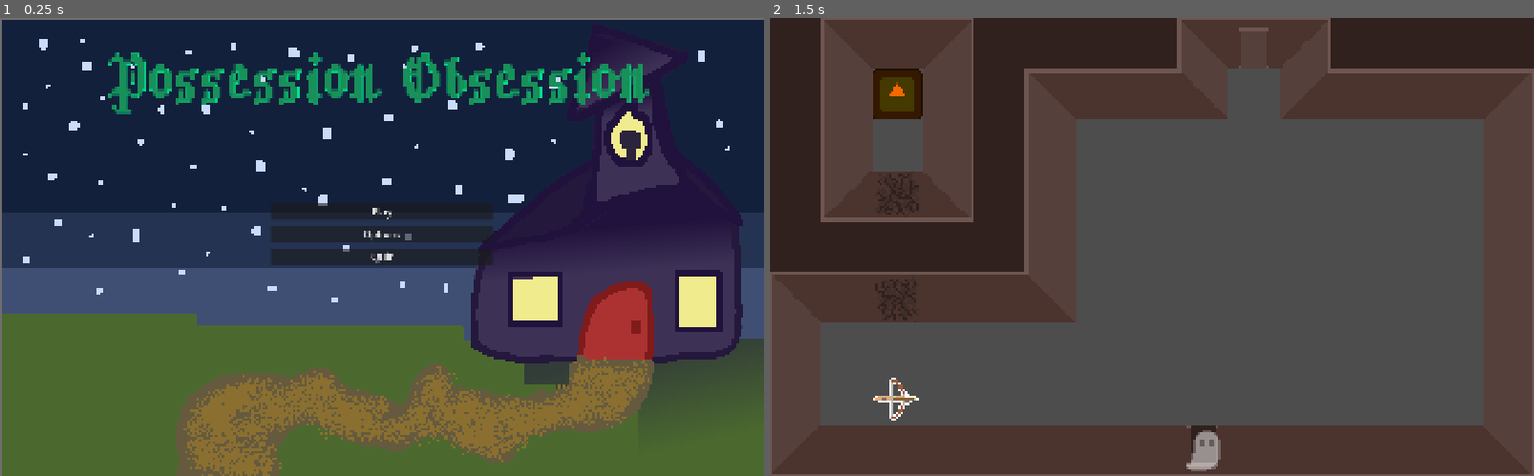
Above: before the commit, frames 1-2 (left to right).
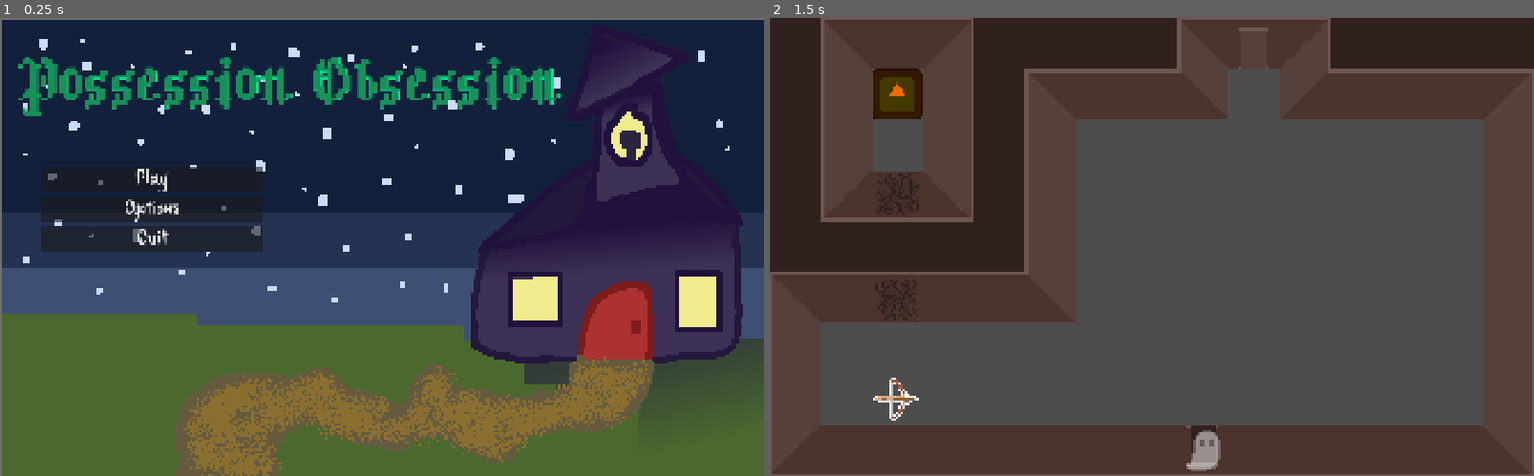
Above: after the commit, the same moments.

Repository: AvatarKeing/GameJam22
Game: Godot game, scene res://Scenes/menu.tscn
Same seed, same stepped clock (60 frames per second), same inputs: the game is played once before the commit and once after it. The engine's default icon, where the game draws it, is replaced by a stand-in: a white triangle on a blue panel in a dark square.
Inputs:
- Up to frame 1 (0.25 s): no input
- Up to frame 2 (1.5 s): click "Play" at 0.5 s; tap Enter at 1.25 s; hold D (right) from 1.28 s (still down); hold Space (interact) from 1.28 s (still down)

The runs differ from the first frame. In frame 1, 9.2% of the frame differs, in the area x 2-85%, y 7-54%; in frame 2, nothing differs.

Commit message:
level priogression and fied credits

Diff:
--- a/Scenes/Credits.tscn
+++ b/Scenes/Credits.tscn
@@ -36,14 +36,13 @@
 offset_top = 257.0
 offset_right = 1922.0
 offset_bottom = 996.0
+theme_override_constants/line_spacing = -20
 theme_override_fonts/font = ExtResource("1_i8h6y")
 theme_override_font_sizes/font_size = 100
-text = "-Julian Heuser
--Keing Taylor
--Terra Torres
--Charlotte Murphy
--Travis Strade
--Luan Dunlap"
+text = "-Julian Heuser -Charlotte Murphy
+-Keing Taylor -Travis Strade
+-Luan Dunlap -Terra Torres
+"
 horizontal_alignment = 1
 vertical_alignment = 1
 
--- a/Scenes/Level1.tscn
+++ b/Scenes/Level1.tscn
@@ -6,6 +6,7 @@
 [ext_resource type="PackedScene" uid="uid://bi0bm6bhqas3u" path="res://Scenes/crossbow.tscn" id="3_joc8x"]
 [ext_resource type="PackedScene" uid="uid://cnkg888myqv2u" path="res://Scenes/breakable_wall.tscn" id="5_slnnj"]
 [ext_resource type="PackedScene" uid="uid://dcofqqkdlf6vi" path="res://Scenes/door.tscn" id="6_t3or0"]
+[ext_resource type="PackedScene" uid="uid://benqw17xyw1nv" path="res://Scenes/win_screen.tscn" id="7_ysn8j"]
 
 [sub_resource type="TileSetAtlasSource" id="TileSetAtlasSource_t3or0"]
 texture = ExtResource("1_joc8x")
@@ -208,5 +209,9 @@
 
 [node name="Door" type="Node" parent="." unique_id=1810078878]
 
-[node name="Door2" parent="." unique_id=880633389 instance=ExtResource("6_t3or0")]
+[node name="Door2" parent="." unique_id=880633389 node_paths=PackedStringArray("win_screen") instance=ExtResource("6_t3or0")]
 position = Vector2(1152, 0)
+win_screen = NodePath("../WinScreen")
+
+[node name="WinScreen" parent="." unique_id=1757649345 instance=ExtResource("7_ysn8j")]
+visible = false
--- a/Scenes/Level2.tscn
+++ b/Scenes/Level2.tscn
@@ -7,6 +7,7 @@
 [ext_resource type="PackedScene" uid="uid://dcofqqkdlf6vi" path="res://Scenes/door.tscn" id="5_n3cqh"]
 [ext_resource type="PackedScene" uid="uid://nlywkm7o2xm0" path="res://Scenes/body.tscn" id="6_jriq2"]
 [ext_resource type="PackedScene" uid="uid://ccec8oxonst1a" path="res://Scenes/billows.tscn" id="7_ehjmi"]
+[ext_resource type="PackedScene" uid="uid://benqw17xyw1nv" path="res://Scenes/win_screen.tscn" id="8_p4u3k"]
 
 [sub_resource type="TileSetAtlasSource" id="TileSetAtlasSource_0plju"]
 texture = ExtResource("1_llwst")
@@ -141,8 +142,9 @@
 [node name="Ghost" parent="." unique_id=764349992 instance=ExtResource("4_5awjf")]
 position = Vector2(832, 1088)
 
-[node name="Door" parent="." unique_id=880633389 instance=ExtResource("5_n3cqh")]
+[node name="Door" parent="." unique_id=880633389 node_paths=PackedStringArray("win_screen") instance=ExtResource("5_n3cqh")]
 position = Vector2(1536, 0)
+win_screen = NodePath("../WinScreen")
 
 [node name="Body" parent="." unique_id=1216602162 instance=ExtResource("6_jriq2")]
 position = Vector2(960, 320)
@@ -201,3 +203,7 @@
 [node name="CollisionShape2D2" type="CollisionShape2D" parent="Walls/Area2D" unique_id=324193506 groups=["Wall"]]
 position = Vector2(776, -128)
 shape = SubResource("RectangleShape2D_yf5fn")
+
+[node name="WinScreen" parent="." unique_id=1757649345 instance=ExtResource("8_p4u3k")]
+visible = false
+current_scene = 2
--- a/Scenes/menu.tscn
+++ b/Scenes/menu.tscn
@@ -3,6 +3,7 @@
 [ext_resource type="Script" uid="uid://bvqngx41mt3uf" path="res://Scripts/menu.gd" id="1_con2f"]
 [ext_resource type="Texture2D" uid="uid://cay8520xbvc0o" path="res://Sprites/Game_26_background.webp" id="2_cayip"]
 [ext_resource type="FontFile" uid="uid://da1ynrnyxdsm" path="res://Font/PixelWarden.ttf" id="2_xhh6f"]
+[ext_resource type="FontFile" uid="uid://dijvmeiadm2uv" path="res://Font/Spooky Ghoster.otf" id="4_158mb"]
 
 [sub_resource type="StyleBoxFlat" id="StyleBoxFlat_yhmj0"]
 bg_color = Color(0.416999, 0.607826, 0.871154, 1)
@@ -41,10 +42,10 @@
 anchors_preset = 5
 anchor_left = 0.5
 anchor_right = 0.5
-offset_left = -640.0
-offset_top = 48.0
-offset_right = 640.0
-offset_bottom = 279.0
+offset_left = -904.0
+offset_top = 56.0
+offset_right = 455.0
+offset_bottom = 287.0
 grow_horizontal = 2
 theme_override_colors/font_color = Color(0.09019608, 0.5647059, 0.34901962, 1)
 theme_override_colors/font_shadow_color = Color(1.0781288e-05, 0.9043947, 0.5707307, 1)
@@ -61,10 +62,10 @@
 anchor_top = 0.5
 anchor_right = 0.5
 anchor_bottom = 0.5
-offset_left = -279.0
-offset_top = -110.0
-offset_right = 279.0
-offset_bottom = 110.0
+offset_left = -856.0
+offset_top = -200.0
+offset_right = -298.0
+offset_bottom = 20.0
 grow_horizontal = 2
 grow_vertical = 2
 
@@ -74,19 +75,22 @@
 
 [node name="Play" type="Button" parent="MarginContainer/VBoxContainer" unique_id=1179658159]
 layout_mode = 2
-theme_override_font_sizes/font_size = 25
+theme_override_fonts/font = ExtResource("4_158mb")
+theme_override_font_sizes/font_size = 60
 theme_override_styles/hover = SubResource("StyleBoxFlat_yhmj0")
 text = "Play"
 
 [node name="Options" type="Button" parent="MarginContainer/VBoxContainer" unique_id=981612546]
 layout_mode = 2
-theme_override_font_sizes/font_size = 25
+theme_override_fonts/font = ExtResource("4_158mb")
+theme_override_font_sizes/font_size = 60
 theme_override_styles/hover = SubResource("StyleBoxFlat_c23a0")
 text = "Options"
 
 [node name="Quit" type="Button" parent="MarginContainer/VBoxContainer" unique_id=658365688]
 layout_mode = 2
-theme_override_font_sizes/font_size = 25
+theme_override_fonts/font = ExtResource("4_158mb")
+theme_override_font_sizes/font_size = 60
 theme_override_styles/hover = SubResource("StyleBoxFlat_2wkxx")
 text = "Quit"
 
--- /dev/null
+++ b/Scenes/win_screen.tscn
@@ -0,0 +1,79 @@
+[gd_scene format=3 uid="uid://benqw17xyw1nv"]
+
+[ext_resource type="Script" uid="uid://bijtgbepyg4ou" path="res://Scripts/win_screen.gd" id="1_awi1s"]
+[ext_resource type="FontFile" uid="uid://da1ynrnyxdsm" path="res://Font/PixelWarden.ttf" id="2_bwc64"]
+[ext_resource type="FontFile" uid="uid://dijvmeiadm2uv" path="res://Font/Spooky Ghoster.otf" id="3_85imr"]
+
+[sub_resource type="StyleBoxFlat" id="StyleBoxFlat_t3or0"]
+bg_color = Color(0, 0, 0, 0.6156863)
+border_width_left = 5
+border_width_top = 5
+border_width_right = 5
+border_width_bottom = 5
+corner_radius_top_left = 15
+corner_radius_top_right = 15
+corner_radius_bottom_right = 15
+corner_radius_bottom_left = 15
+
+[node name="WinScreen" type="Control" unique_id=1757649345]
+z_index = 10
+layout_mode = 3
+anchors_preset = 0
+offset_right = 2048.0
+offset_bottom = 1152.0
+script = ExtResource("1_awi1s")
+current_scene = 1
+
+[node name="WinPanel" type="Panel" parent="." unique_id=1194354074]
+layout_mode = 1
+anchors_preset = 8
+anchor_left = 0.5
+anchor_top = 0.5
+anchor_right = 0.5
+anchor_bottom = 0.5
+offset_left = -752.0
+offset_top = -448.0
+offset_right = 752.0
+offset_bottom = 448.0
+grow_horizontal = 2
+grow_vertical = 2
+theme_override_styles/panel = SubResource("StyleBoxFlat_t3or0")
+
+[node name="MarginContainer" type="MarginContainer" parent="WinPanel" unique_id=1768177744]
+layout_mode = 1
+anchors_preset = 15
+anchor_right = 1.0
+anchor_bottom = 1.0
+grow_horizontal = 2
+grow_vertical = 2
+theme_override_constants/margin_left = 300
+theme_override_constants/margin_top = 50
+theme_override_constants/margin_right = 300
+theme_override_constants/margin_bottom = 50
+
+[node name="VBoxContainer" type="VBoxContainer" parent="WinPanel/MarginContainer" unique_id=710370775]
+layout_mode = 2
+
+[node name="Label" type="Label" parent="WinPanel/MarginContainer/VBoxContainer" unique_id=869895058]
+layout_mode = 2
+theme_override_fonts/font = ExtResource("2_bwc64")
+theme_override_font_sizes/font_size = 72
+text = "Level Complete"
+horizontal_alignment = 1
+vertical_alignment = 1
+
+[node name="Control" type="Control" parent="WinPanel/MarginContainer/VBoxContainer" unique_id=1814628755]
+layout_mode = 2
+size_flags_vertical = 3
+
+[node name="Button" type="Button" parent="WinPanel/MarginContainer/VBoxContainer" unique_id=1249361803]
+layout_mode = 2
+theme_override_fonts/font = ExtResource("3_85imr")
+theme_override_font_sizes/font_size = 60
+text = "Continue"
+
+[node name="Control2" type="Control" parent="WinPanel/MarginContainer/VBoxContainer" unique_id=1145102221]
+layout_mode = 2
+size_flags_vertical = 3
+
+[connection signal="pressed" from="WinPanel/MarginContainer/VBoxContainer/Button" to="." method="_on_button_pressed"]
--- a/Scripts/door.gd
+++ b/Scripts/door.gd
@@ -1,9 +1,11 @@
 extends Area2D
 
 @onready var tile_map: TileMap = $TileMap
+@export var win_screen: Node
 
 func _on_area_entered(area: Area2D) -> void:
 	if area.is_in_group("Possessables"):
+		win_screen.visible = true
 		tile_map.clear()
 		area.get_parent().visible = false
 		area.get_parent().currentState = area.get_parent().moveState.DEAD
--- /dev/null
+++ b/Scripts/win_screen.gd
@@ -0,0 +1,10 @@
+extends Control
+
+@export var current_scene: int
+
+func _on_button_pressed() -> void:
+	match current_scene:
+		1:
+			get_tree().change_scene_to_file("res://Scenes/Level2.tscn")
+		2:
+			get_tree().change_scene_to_file("res://Scenes/Credits.tscn")
Not shown, added: Scripts/win_screen.gd.uid
